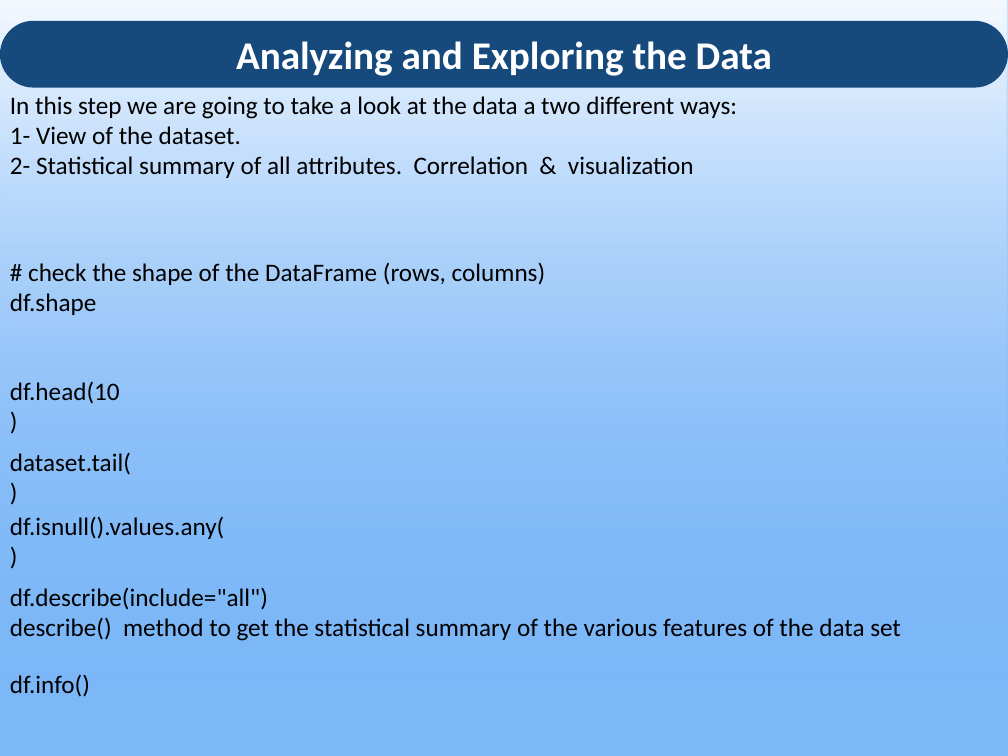
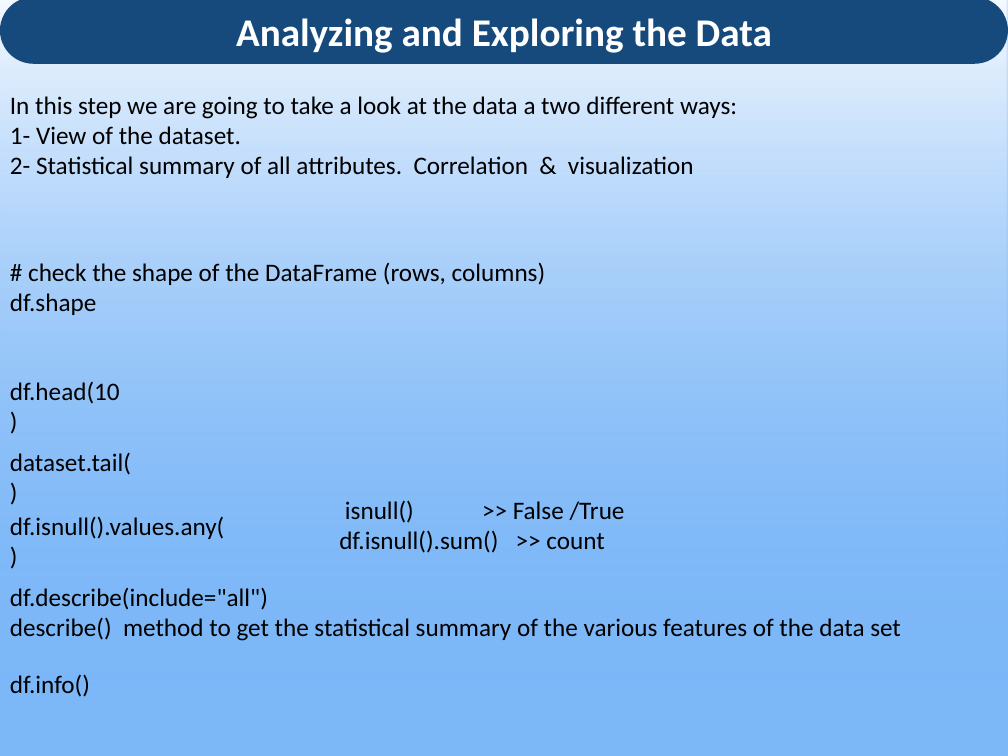
Before and after one commit to ouzarf/seminars, a slide deck: slide 30 of uminho19-ML.pptx (slide 33 before the commit). Drawn at 1008x756 pixels with LibreOffice and Linux fonts; fonts in the diff are those of the drawing. Boxes give left, top, right and bottom in pixels: in the first picture for what was removed or moved away, otherwise in the second. Text is boxed around its words. In the diff, an @@ line names an element or a change of style, - is before the commit and + after.

```diff
--- a/uminho19-ML.pptx
+++ b/uminho19-ML.pptx
@@ rounded rectangle "Analyzing and Exploring the Data": place and size @@
-rounded rectangle "Analyzing and Exploring the Data" at bbox=[0, 21, 1008, 88]
+rounded rectangle "Analyzing and Exploring the Data" at bbox=[0, 0, 1008, 64]
@@ text added at bbox=[339, 500, 625, 553], 18 pt, text #000000 @@
+isnull() >> False /True
+df.isnull().sum() >> count
```
Also in this commit, not shown: 11 other slides changed, 1 slide added, 4 slides removed, 5 other files.
